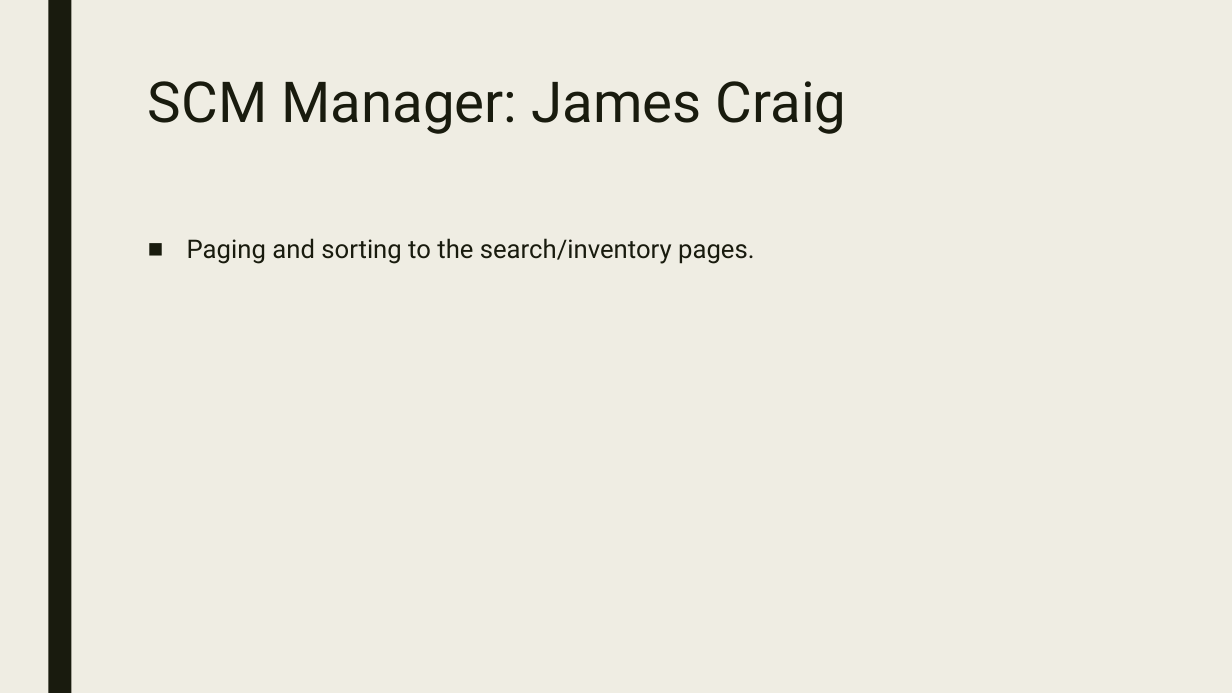
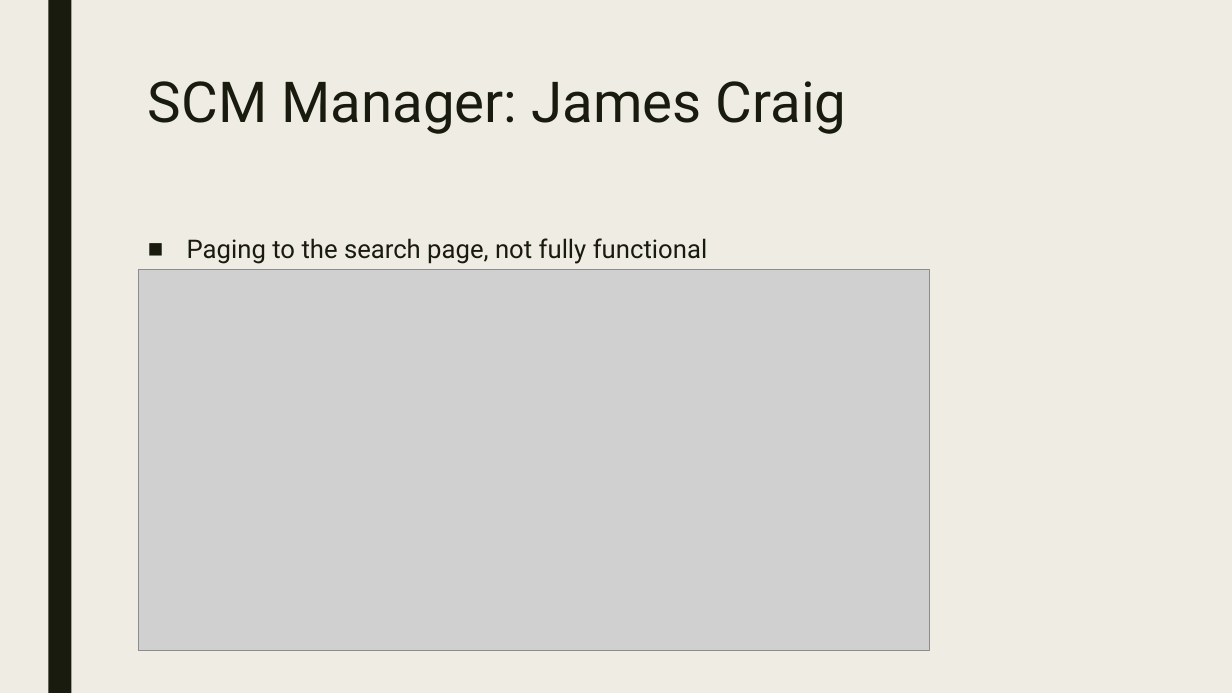
Before and after one commit to Jake25k/CSC439, a slide deck: slide 12 of PowerPoint Slides/CSC 439 Sprint Week 4.pptx. Drawn at 1232x693 pixels with LibreOffice and Linux fonts; fonts in the diff are those of the drawing; grey boxes stand for pictures. Boxes give left, top, right and bottom in pixels: in the first picture for what was removed or moved away, otherwise in the second. Text is boxed around its words. In the diff, an @@ line names an element or a change of style, - is before the commit and + after.

```diff
--- a/PowerPoint Slides/CSC 439 Sprint Week 4.pptx
+++ b/PowerPoint Slides/CSC 439 Sprint Week 4.pptx
@@ text at bbox=[187, 238, 707, 264]: text changed @@
-■ Paging and sorting to the search/inventory pages.
+■ Paging to the search page, not fully functional
@@ picture added at bbox=[139, 270, 930, 651] @@
```
